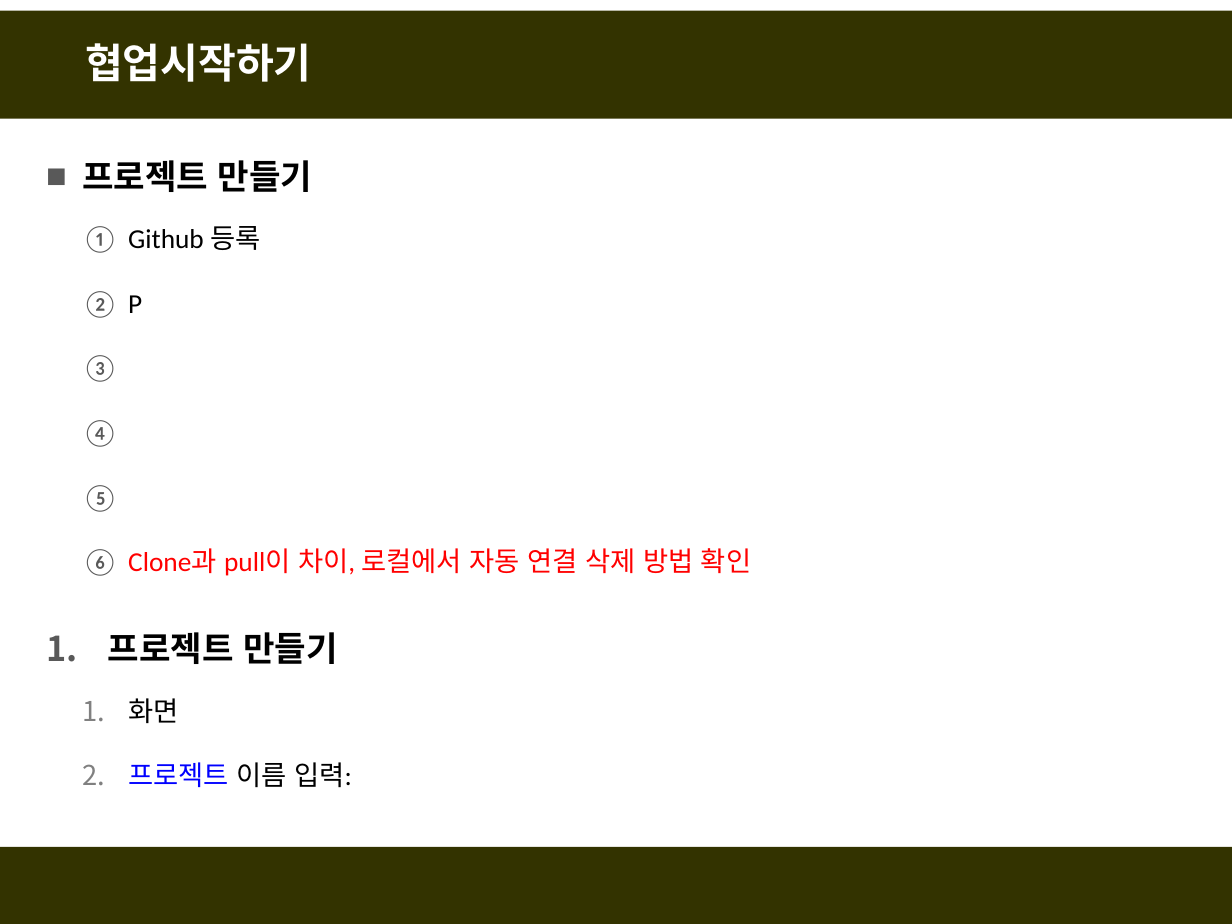
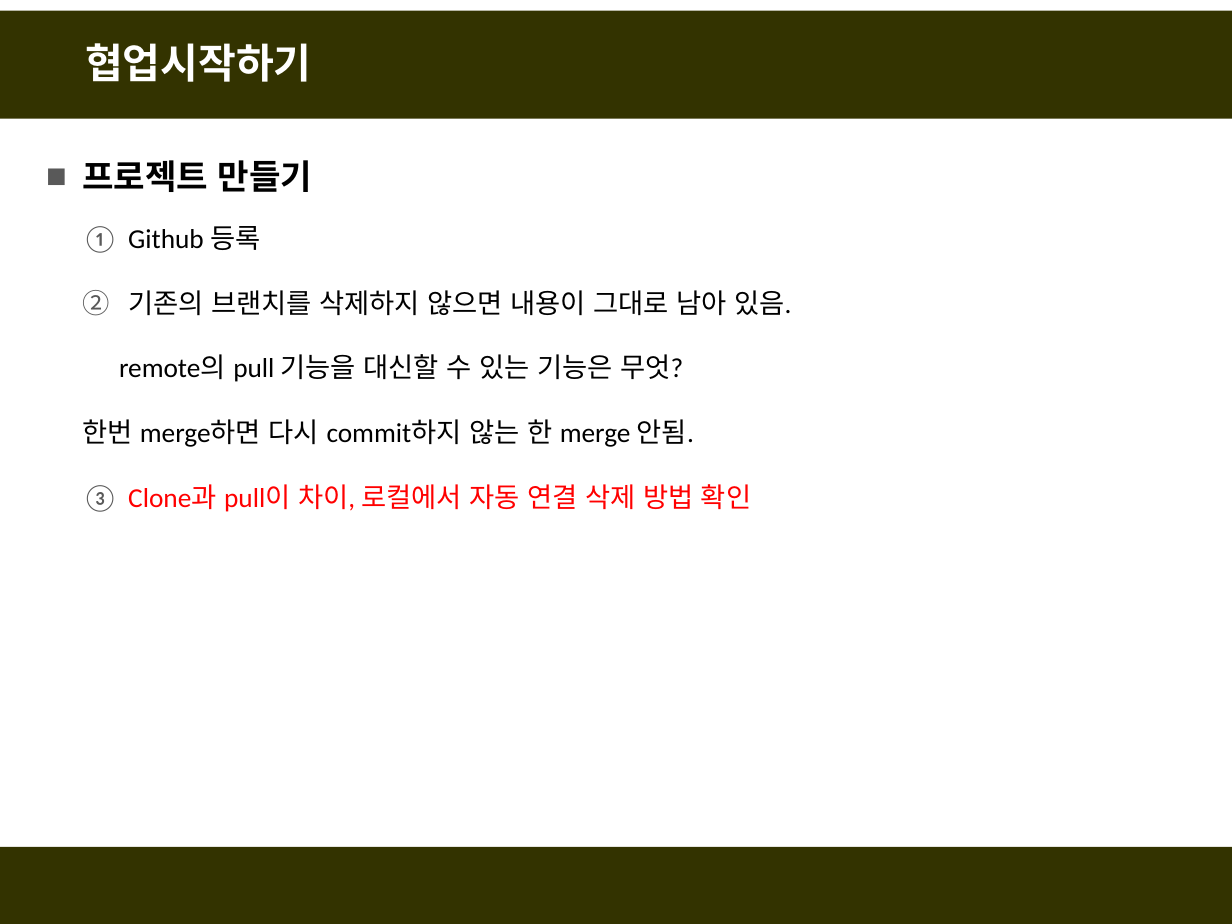
Before and after one commit to fasthill/github-lecture, a slide deck: slide 61 of git및github첫걸음.pptx (slide 43 before the commit). Drawn at 1232x924 pixels with LibreOffice and Linux fonts; fonts in the diff are those of the drawing. Boxes give left, top, right and bottom in pixels: in the first picture for what was removed or moved away, otherwise in the second. Text is boxed around its words. In the diff, an @@ line names an element or a change of style, - is before the commit and + after.

```diff
--- a/git및github첫걸음.pptx
+++ b/git및github첫걸음.pptx
@@ text at <box>82,290,791,447</box>: text changed @@
-  2. P
+  2. 기존의 브랜치를 삭제하지 않으면 내용이 그대로 남아 있음.
+  remote의 pull 기능을 대신할 수 있는 기능은 무엇?
+  한번 merge하면 다시 commit하지 않는 한 merge 안됨.
@@ text removed at <box>108,632,352,788</box> @@
-1. 프로젝트 만들기
-  1. 화면
-  2. 프로젝트 이름 입력:
```
Also in this commit, not shown: 25 other slides changed, 19 slides added, 1 slide removed.
